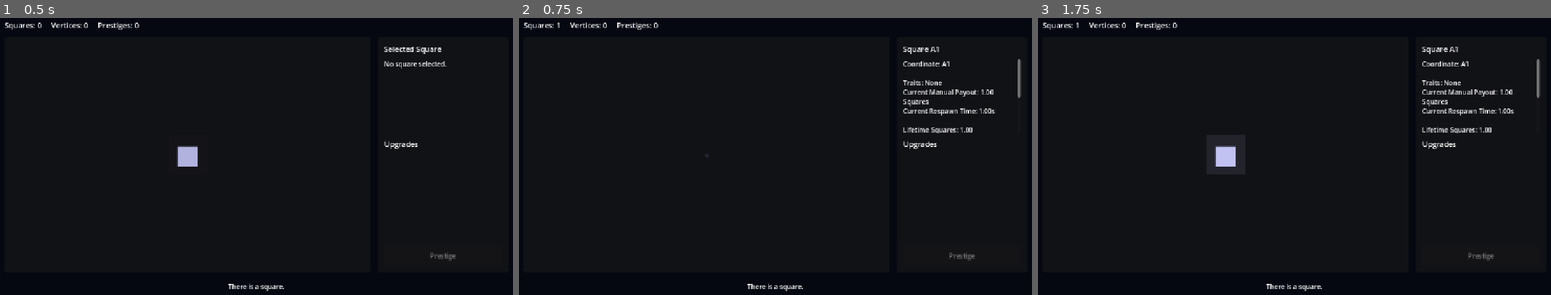
Above: before the commit, frames 1-3 (left to right).
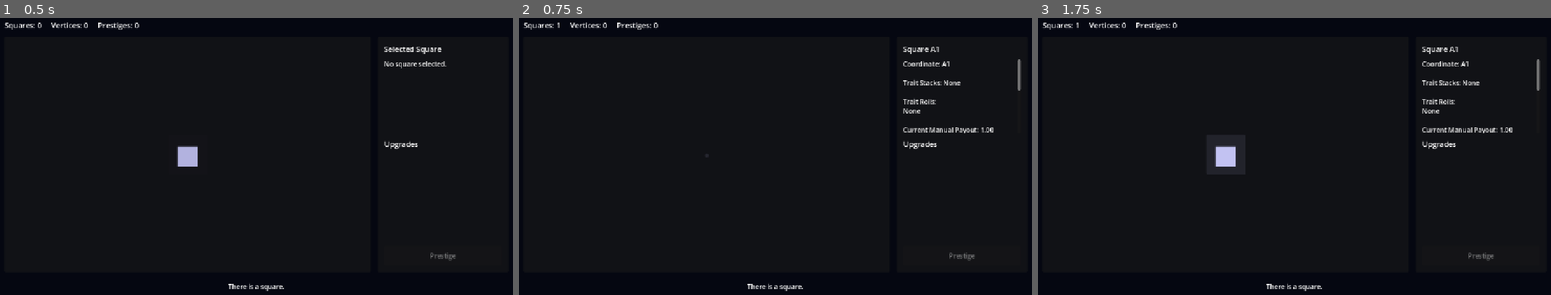
Above: after the commit, the same moments.

Repository: franciscoCapa27/Squared_2
Game: Godot game, scene res://scenes/main/Main.tscn
Two runs of this game, one before a commit and one after it. Both use one fixed random seed, a clock stepped at 60 frames per second and the inputs below.
Inputs:
- Up to frame 1 (0.5 s): no input
- Up to frame 2 (0.75 s): click "■" at 0.5 s
- Up to frame 3 (1.75 s): tap Enter at 1.25 s

Frame 1 is identical in both runs. In frame 2, 0.9% of the frame differs, in the area x 74-98%, y 22-42%; in frame 3, 0.9%.

Commit message:
Add rolled values for trait effects
So now a trait can have a min and a max value, example a Dense trait can have a minimum of x1.1 or a maximum of 1.5x so traits are now loot in a way

Diff:
--- a/squared-2/data/traits/common/common_dense.tres
+++ b/squared-2/data/traits/common/common_dense.tres
@@ -7,12 +7,20 @@
 script = ExtResource("1_2amxg")
 target_stat = "respawn_time"
 value = 1.15
+use_value_range = true
+value_min = 1.05
+value_max = 1.15
+roll_key = "respawn_time_multiplier"
 metadata/_custom_type_script = "uid://mgrglak6u0c0"
 
 [sub_resource type="Resource" id="Resource_2amxg"]
 script = ExtResource("1_2amxg")
 target_stat = "square_value"
 value = 1.5
+use_value_range = true
+value_min = 1.1
+value_max = 1.5
+roll_key = "square_value_multiplier"
 metadata/_custom_type_script = "uid://mgrglak6u0c0"
 
 [resource]
--- a/squared-2/data/traits/common/common_quick.tres
+++ b/squared-2/data/traits/common/common_quick.tres
@@ -7,12 +7,20 @@
 script = ExtResource("1_8xmlo")
 target_stat = "respawn_time"
 value = 0.75
+use_value_range = true
+value_min = 0.75
+value_max = 0.9
+roll_key = "respawn_time_multiplier"
 metadata/_custom_type_script = "uid://mgrglak6u0c0"
 
 [sub_resource type="Resource" id="Resource_lfhmg"]
 script = ExtResource("1_8xmlo")
 target_stat = "square_value"
 value = 0.9
+use_value_range = true
+value_min = 0.8
+value_max = 0.95
+roll_key = "square_value_multiplier"
 metadata/_custom_type_script = "uid://mgrglak6u0c0"
 
 [resource]
--- a/squared-2/scripts/core/square_data.gd
+++ b/squared-2/scripts/core/square_data.gd
@@ -407,3 +407,27 @@
 		display = "%s %s" % [display, _to_roman(count)]
 
 	return display
+
+func get_trait_effect_summary_text() -> String:
+	if traits.is_empty():
+		return "None"
+
+	var lines: Array[String] = []
+
+	for trait_iter: TraitInstance in traits:
+		if trait_iter == null or trait_iter.definition == null:
+			continue
+
+		var title: String = trait_iter.definition.get_stack_display_name()
+
+		if trait_iter.stack_index > 1:
+			title = "%s #%s" % [title, trait_iter.stack_index]
+
+		lines.append(title)
+
+		var effect_lines: Array[String] = trait_iter.get_effect_summary_lines()
+
+		for effect_line: String in effect_lines:
+			lines.append("  - %s" % effect_line)
+
+	return "\n".join(lines)
--- a/squared-2/scripts/core/trait_instance.gd
+++ b/squared-2/scripts/core/trait_instance.gd
@@ -26,6 +26,7 @@
 	acquired_at_prestige = p_acquired_at_prestige
 	acquired_at_grid_tier = p_acquired_at_grid_tier
 	instance_id = _generate_instance_id()
+	roll_effect_values()
 
 func _generate_instance_id() -> String:
 	return "%s_%s" % [Time.get_unix_time_from_system(), randi()]
@@ -44,3 +45,110 @@
 	if definition == null:
 		return []
 	return definition.effect_components
+
+func roll_effect_values() -> void:
+	rolled_values.clear()
+
+	if definition == null:
+		return
+
+	for effect_iter: EffectComponent in definition.effect_components:
+		if effect_iter == null:
+			continue
+
+		if not effect_iter.use_value_range:
+			continue
+
+		var key: String = effect_iter.roll_key.strip_edges()
+
+		if key == "":
+			key = "%s_%s" % [effect_iter.target_stat, int(effect_iter.operation)]
+
+		var rolled_value: float = randf_range(effect_iter.value_min, effect_iter.value_max)
+		rolled_value = _round_to_decimals(rolled_value, effect_iter.roll_decimals)
+
+		rolled_values[key] = rolled_value
+
+
+func get_effect_value(effect_iter: EffectComponent) -> float:
+	if effect_iter == null:
+		return 1.0
+
+	if not effect_iter.use_value_range:
+		return effect_iter.value
+
+	var key: String = effect_iter.roll_key.strip_edges()
+
+	if key == "":
+		key = "%s_%s" % [effect_iter.target_stat, int(effect_iter.operation)]
+
+	if rolled_values.has(key):
+		return float(rolled_values[key])
+
+	return effect_iter.value
+
+
+func _round_to_decimals(value: float, decimals: int) -> float:
+	var safe_decimals: int = clamp(decimals, 0, 6)
+	var multiplier: float = pow(10.0, safe_decimals)
+	return round(value * multiplier) / multiplier
+
+func get_effect_summary_lines() -> Array[String]:
+	var lines: Array[String] = []
+
+	if definition == null:
+		return lines
+
+	for effect_iter: EffectComponent in definition.effect_components:
+		if effect_iter == null:
+			continue
+
+		if effect_iter.effect_type != EffectComponent.EffectType.STAT_MODIFIER:
+			continue
+
+		var effect_value: float = get_effect_value(effect_iter)
+		var line := ""
+
+		if effect_iter.operation == EffectComponent.Operation.MULTIPLY:
+			var percent_change: float = (effect_value - 1.0) * 100.0
+
+			if percent_change >= 0.0:
+				line = "+%.1f%% %s" % [percent_change, _format_target_stat(effect_iter.target_stat)]
+			else:
+				line = "%.1f%% %s" % [percent_change, _format_target_stat(effect_iter.target_stat)]
+		else:
+			line = "%s %s %s" % [
+				_format_operation(effect_iter.operation),
+				effect_value,
+				_format_target_stat(effect_iter.target_stat)
+			]
+
+		lines.append(line)
+
+	return lines
+
+
+func _format_target_stat(target_stat: String) -> String:
+	match target_stat:
+		"square_value":
+			return "Squares"
+		"respawn_time":
+			return "Respawn Time"
+		_:
+			return target_stat
+
+
+func _format_operation(operation: EffectComponent.Operation) -> String:
+	match operation:
+		EffectComponent.Operation.ADD:
+			return "+"
+		EffectComponent.Operation.SUBTRACT:
+			return "-"
+		EffectComponent.Operation.MULTIPLY:
+			return "x"
+		EffectComponent.Operation.DIVIDE:
+			return "/"
+		EffectComponent.Operation.OVERRIDE:
+			return "="
+		_:
+			return "?"
--- a/squared-2/scripts/main/main.gd
+++ b/squared-2/scripts/main/main.gd
@@ -56,25 +56,27 @@
 
 	selected_square_title.text = square_data.get_display_name()
 
-	var trait_text := square_data.get_trait_stack_display_text()
+	var trait_text: String = square_data.get_trait_stack_display_text()
+	var trait_effect_text: String = square_data.get_trait_effect_summary_text()
 
 	var manual_payout := SquareCalculator.calculate_manual_payout(square_data)
 	var respawn_time := SquareCalculator.calculate_respawn_time(square_data)
 
 	selected_square_details.text = (
-		"Coordinate: %s\n\n" % square_data.coordinate
-		+ "Traits: %s\n" % trait_text
-		+ "Current Manual Payout: %.2f Squares\n" % manual_payout
-		+ "Current Respawn Time: %.2fs\n\n" % respawn_time
-		+ "Lifetime Squares: %.2f\n" % square_data.lifetime_squares_generated
-		+ "Manual Clicks: %s\n" % square_data.lifetime_manual_clicks
-		+ "Base Value: %.2f\n" % square_data.base_value
-		+ "Base Respawn Time: %.2fs\n\n" % square_data.base_respawn_time
-		+ "Dominant Tag: %s\n" % square_data.visual_profile.dominant_tag
-		+ "Secondary Tag: %s\n" % square_data.visual_profile.secondary_tag
-		+ "Glow Level: %s\n" % square_data.visual_profile.glow_level
-		+ "Edge Complexity: %s\n" % square_data.visual_profile.edge_complexity
-	)
+	"Coordinate: %s\n\n" % square_data.coordinate
+	+ "Trait Stacks: %s\n\n" % trait_text
+	+ "Trait Rolls:\n%s\n\n" % trait_effect_text
+	+ "Current Manual Payout: %.2f Squares\n" % manual_payout
+	+ "Current Respawn Time: %.2fs\n\n" % respawn_time
+	+ "Lifetime Squares: %.2f\n" % square_data.lifetime_squares_generated
+	+ "Manual Clicks: %s\n" % square_data.lifetime_manual_clicks
+	+ "Base Value: %.2f\n" % square_data.base_value
+	+ "Base Respawn Time: %.2fs\n\n" % square_data.base_respawn_time
+	+ "Dominant Tag: %s\n" % square_data.visual_profile.dominant_tag
+	+ "Secondary Tag: %s\n" % square_data.visual_profile.secondary_tag
+	+ "Glow Level: %s\n" % square_data.visual_profile.glow_level
+	+ "Edge Complexity: %s\n" % square_data.visual_profile.edge_complexity
+)
 
 func _on_prestige_pressed() -> void:
 	GameState.prestige()
--- a/squared-2/scripts/resources/effect_component.gd
+++ b/squared-2/scripts/resources/effect_component.gd
@@ -46,6 +46,12 @@
 @export var target_stat: String = ""
 @export var value: float = 1.0
 
+@export var use_value_range: bool = false
+@export var value_min: float = 1.0
+@export var value_max: float = 1.0
+@export var roll_key: String = ""
+@export_range(0, 6) var roll_decimals: int = 3
+
 @export var chance: float = 1.0
 @export var cooldown_seconds: float = 0.0
 
--- a/squared-2/scripts/systems/square_calculator.gd
+++ b/squared-2/scripts/systems/square_calculator.gd
@@ -51,7 +51,7 @@
 		if effect.target_stat != target_stat:
 			continue
 
-		var effect_value := effect.value
+		var effect_value: float = trait_iter.get_effect_value(effect)
 
 		if trait_iter.effectiveness_multiplier != 1.0:
 			if effect.operation == EffectComponent.Operation.MULTIPLY:
